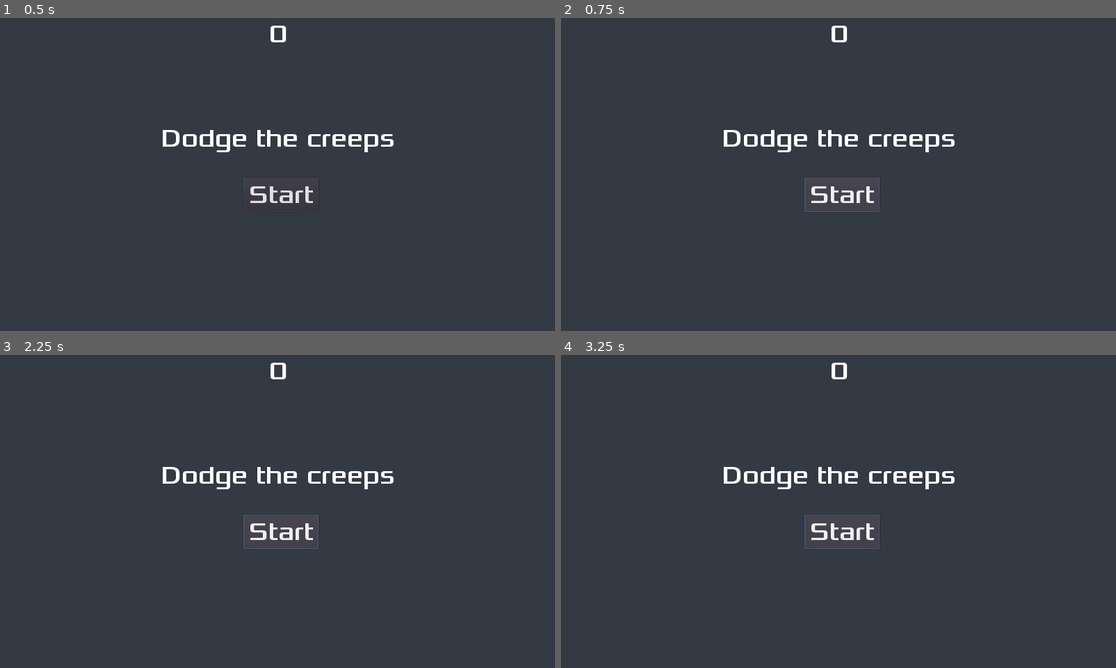
Above: before the commit, frames 1-4 (two rows, left to right).
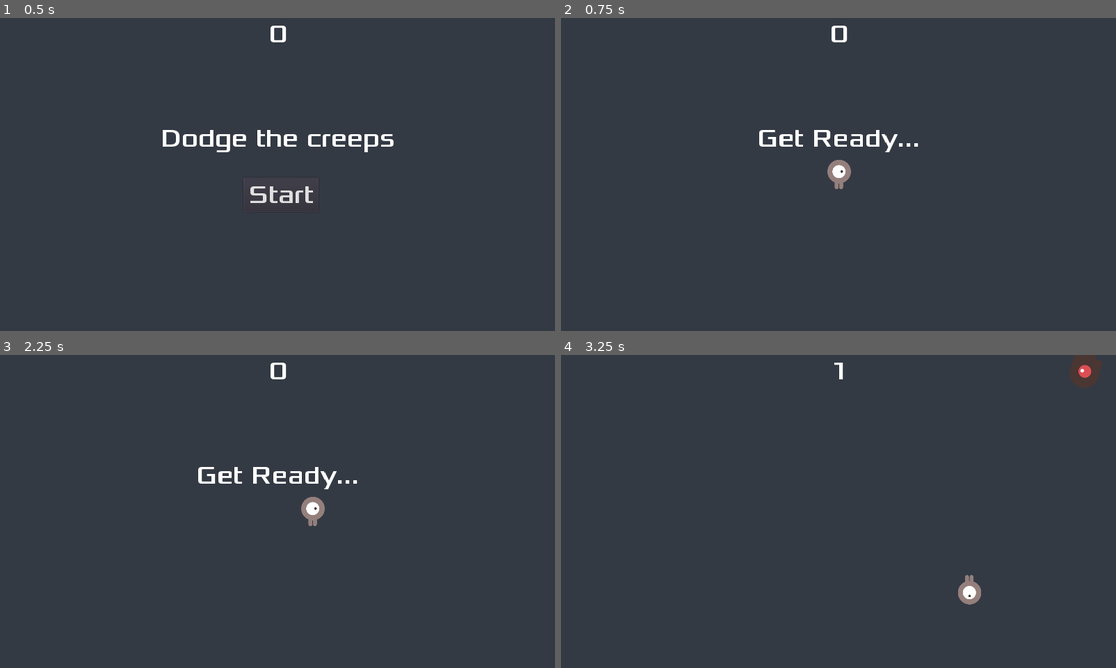
Above: after the commit, the same moments.

Repository: Gamegart/2d-dodge-the-creeps
Game: Godot game, scene res://Main.tscn
Same seed, same stepped clock (60 frames per second), same inputs: the game is played once before the commit and once after it.
Inputs (mouse positions are in pixels of both pictures, inside the frame that each line leads up to):
- Up to frame 1 (0.5 s): no input
- Up to frame 2 (0.75 s): click "Start" at 0.5 s
- Up to frame 3 (2.25 s): click (283, 530) at 1.25 s, where only the run before the commit has a clickable "Start"; tap Enter at 2 s; hold D (move_right) from 2.03 s (still down)
- Up to frame 4 (3.25 s): release D (move_right) at 2.78 s; hold S (move_down) from 2.78 s (still down)

Frame 1 is identical in both runs. In frame 2, 1.7% of the frame differs, in the area x 29-71%, y 35-62%; in frame 3, 1.7%; in frame 4, 1.7%, in the area x 29-96%, y 2-80%.
Error before the commit: Parse Error: The method "void_show" isn't declared in the current class. (res://HUD.gd:20)

Commit message:
finish the tutorial
its working

Diff:
--- a/HUD.gd
+++ b/HUD.gd
@@ -17,7 +17,6 @@
 	$MessageLabel.show()
 	yield(get_tree().create_timer(1.0), "timeout")
 	$Button.show()
-	void_show()
 
 
 func _on_Button_pressed():
--- a/Main.gd
+++ b/Main.gd
@@ -12,6 +12,7 @@
 	get_tree().call_group("mobs", "queue_free")
 	$Player.start($StartPosition.position)
 	$StartTimer.start()
+	$Music.play()
 	$HUD.show_message("Get Ready...")
 	yield($StartTimer, "timeout")
 	$ScoreTimer.start()
@@ -21,6 +22,8 @@
 	$ScoreTimer.stop()
 	$MobTimer.stop()
 	$HUD.show_game_over()
+	$Music.stop()
+	$DeathSound.play()
 
 
 func _on_Timer_timeout():
--- a/Main.tscn
+++ b/Main.tscn
@@ -1,9 +1,11 @@
-[gd_scene load_steps=6 format=2]
+[gd_scene load_steps=8 format=2]
 
 [ext_resource path="res://Main.gd" type="Script" id=1]
 [ext_resource path="res://Mob.tscn" type="PackedScene" id=2]
 [ext_resource path="res://Player.tscn" type="PackedScene" id=3]
 [ext_resource path="res://HUD.tscn" type="PackedScene" id=4]
+[ext_resource path="res://art/house-in-a-forest-loop.ogg" type="AudioStream" id=5]
+[ext_resource path="res://art/game-over.wav" type="AudioStream" id=6]
 
 [sub_resource type="Curve2D" id=1]
 _data = {
@@ -44,8 +46,10 @@
 }
 
 [node name="Music" type="AudioStreamPlayer" parent="."]
+stream = ExtResource( 5 )
 
 [node name="DeathSound" type="AudioStreamPlayer" parent="."]
+stream = ExtResource( 6 )
 
 [connection signal="timeout" from="MobTimer" to="." method="_on_Timer_timeout"]
 [connection signal="hit" from="Player" to="." method="game_over"]
